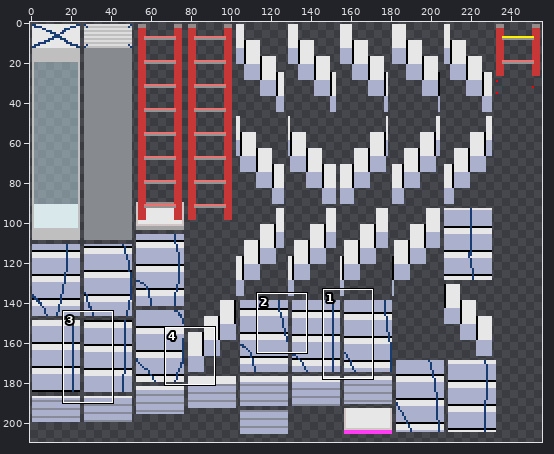
Sprite sheet, stored at gen/all_generated_blocks.png. Above, an overview of the earlier version with the close-up marked.
Close-up. As it was:
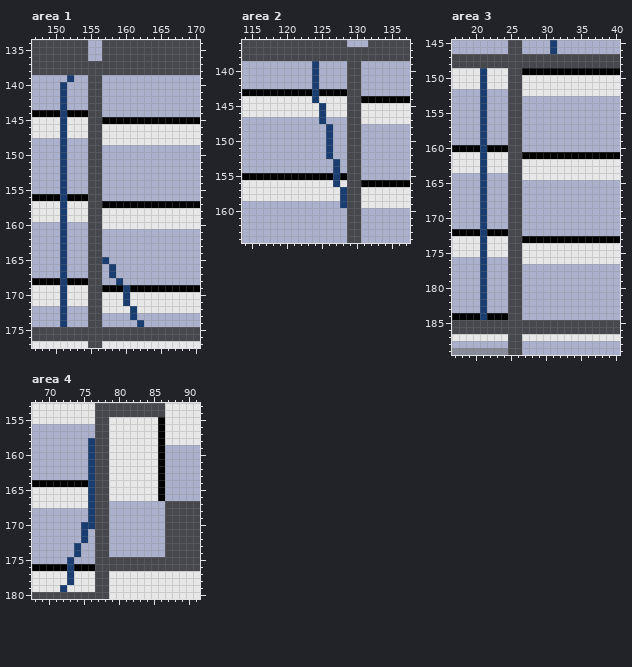
The file is 256x256 pixels. Colours within 5 levels of each other are drawn and written as one. Shown: area 1: x 147..170, y 134..177; area 2: x 114..137, y 136..164; area 3: x 17..40, y 145..189; area 4: x 68..91, y 153..180. The old version is drawn lined up with the new one. The wide view leaves out empty margins. The commit also changed other parts of the picture, which this record leaves out.
And afterwards:
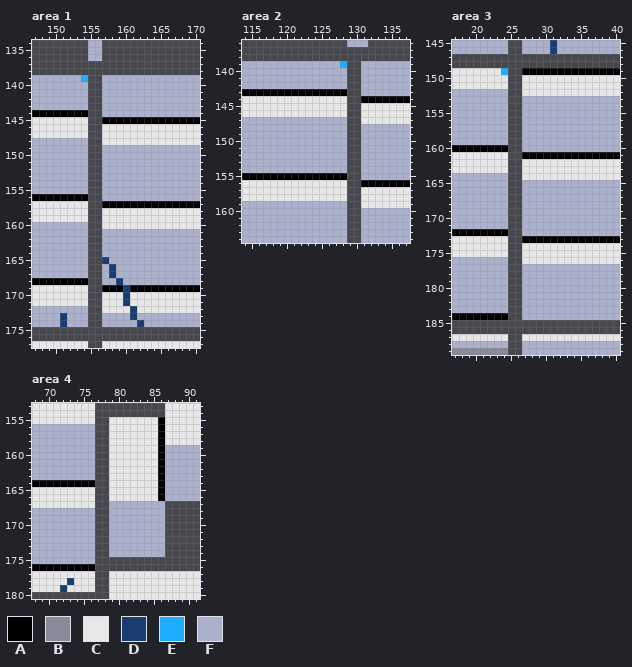
Palette (. is transparent): A #000000  B #878a98  C #e7e7e7  D #193d70  E #1fadff  F #abb1cc
The exact change:
drawings rearranged on the sheet (the old picture shows each at its new place; 39 dropped ones are not shown)
--- area 1
@@ x 149..156 @@
 138 ........
-139 FFFDFF..
-140 FFDFFF..
-141 FFDFFF..
-142 FFDFFF..
-143 FFDFFF..
-144 AADAAA..
-145 CCDCCC..
-146 CCDCCC..
-147 CCDCCC..
-148 FFDFFF..
-149 FFDFFF..
-150 FFDFFF..
-151 FFDFFF..
-152 FFDFFF..
-153 FFDFFF..
-154 FFDFFF..
-155 FFDFFF..
-156 AADAAA..
-157 CCDCCC..
-158 CCDCCC..
-159 CCDCCC..
-160 FFDFFF..
-161 FFDFFF..
-162 FFDFFF..
-163 FFDFFF..
-164 FFDFFF..
-165 FFDFFF..
-166 FFDFFF..
-167 FFDFFF..
-168 AADAAA..
-169 CCDCCC..
-170 CCDCCC..
-171 CCDCCC..
-172 FFDFFF..
+139 FFFFFE..
+140 FFFFFF..
+141 FFFFFF..
+142 FFFFFF..
+143 FFFFFF..
+144 AAAAAA..
+145 CCCCCC..
+146 CCCCCC..
+147 CCCCCC..
+148 FFFFFF..
+149 FFFFFF..
+150 FFFFFF..
+151 FFFFFF..
+152 FFFFFF..
+153 FFFFFF..
+154 FFFFFF..
+155 FFFFFF..
+156 AAAAAA..
+157 CCCCCC..
+158 CCCCCC..
+159 CCCCCC..
+160 FFFFFF..
+161 FFFFFF..
+162 FFFFFF..
+163 FFFFFF..
+164 FFFFFF..
+165 FFFFFF..
+166 FFFFFF..
+167 FFFFFF..
+168 AAAAAA..
+169 CCCCCC..
+170 CCCCCC..
+171 CCCCCC..
+172 FFFFFF..
 173 FFDFFF..
--- area 2
@@ x 122..130 @@
 138 .........
-139 FFDFFFF..
-140 FFDFFFF..
-141 FFDFFFF..
-142 FFDFFFF..
-143 AADAAAA..
-144 CCDCCCC..
-145 CCCDCCC..
-146 CCCDCCC..
-147 FFFDFFF..
-148 FFFFDFF..
-149 FFFFDFF..
-150 FFFFDFF..
-151 FFFFDFF..
-152 FFFFDFF..
-153 FFFFFDF..
-154 FFFFFDF..
-155 AAAAADA..
-156 CCCCCDC..
-157 CCCCCCD..
-158 CCCCCCD..
-159 FFFFFFD..
+139 FFFFFFE..
+140 FFFFFFF..
+141 FFFFFFF..
+142 FFFFFFF..
+143 AAAAAAA..
+144 CCCCCCC..
+145 CCCCCCC..
+146 CCCCCCC..
+147 FFFFFFF..
+148 FFFFFFF..
+149 FFFFFFF..
+150 FFFFFFF..
+151 FFFFFFF..
+152 FFFFFFF..
+153 FFFFFFF..
+154 FFFFFFF..
+155 AAAAAAA..
+156 CCCCCCC..
+157 CCCCCCC..
+158 CCCCCCC..
+159 FFFFFFF..
 160 FFFFFFF..
--- area 3
@@ x 19..26 @@
 148 ........
-149 CCDCCC..
-150 CCDCCC..
-151 CCDCCC..
-152 FFDFFF..
-153 FFDFFF..
-154 FFDFFF..
-155 FFDFFF..
-156 FFDFFF..
-157 FFDFFF..
-158 FFDFFF..
-159 FFDFFF..
-160 AADAAA..
-161 CCDCCC..
-162 CCDCCC..
-163 CCDCCC..
-164 FFDFFF..
-165 FFDFFF..
-166 FFDFFF..
-167 FFDFFF..
-168 FFDFFF..
-169 FFDFFF..
-170 FFDFFF..
-171 FFDFFF..
-172 AADAAA..
-173 CCDCCC..
-174 CCDCCC..
-175 CCDCCC..
-176 FFDFFF..
-177 FFDFFF..
-178 FFDFFF..
-179 FFDFFF..
-180 FFDFFF..
-181 FFDFFF..
-182 FFDFFF..
-183 FFDFFF..
-184 AADAAA..
+149 CCCCCE..
+150 CCCCCC..
+151 CCCCCC..
+152 FFFFFF..
+153 FFFFFF..
+154 FFFFFF..
+155 FFFFFF..
+156 FFFFFF..
+157 FFFFFF..
+158 FFFFFF..
+159 FFFFFF..
+160 AAAAAA..
+161 CCCCCC..
+162 CCCCCC..
+163 CCCCCC..
+164 FFFFFF..
+165 FFFFFF..
+166 FFFFFF..
+167 FFFFFF..
+168 FFFFFF..
+169 FFFFFF..
+170 FFFFFF..
+171 FFFFFF..
+172 AAAAAA..
+173 CCCCCC..
+174 CCCCCC..
+175 CCCCCC..
+176 FFFFFF..
+177 FFFFFF..
+178 FFFFFF..
+179 FFFFFF..
+180 FFFFFF..
+181 FFFFFF..
+182 FFFFFF..
+183 FFFFFF..
+184 AAAAAA..
 185 ........
--- area 4
@@ x 71..78 @@
 157 FFFFFF..
-158 FFFFFD..
-159 FFFFFD..
-160 FFFFFD..
-161 FFFFFD..
-162 FFFFFD..
-163 FFFFFD..
-164 AAAAAD..
-165 CCCCCD..
-166 CCCCCD..
-167 CCCCCD..
-168 FFFFFD..
-169 FFFFFD..
-170 FFFFDD..
-171 FFFFDF..
-172 FFFFDF..
-173 FFFDFF..
-174 FFFDFF..
-175 FFDFFF..
-176 AADAAA..
-177 CCDCCC..
+158 FFFFFF..
+159 FFFFFF..
+160 FFFFFF..
+161 FFFFFF..
+162 FFFFFF..
+163 FFFFFF..
+164 AAAAAA..
+165 CCCCCC..
+166 CCCCCC..
+167 CCCCCC..
+168 FFFFFF..
+169 FFFFFF..
+170 FFFFFF..
+171 FFFFFF..
+172 FFFFFF..
+173 FFFFFF..
+174 FFFFFF..
+175 FFFFFF..
+176 AAAAAA..
+177 CCCCCC..
 178 CCDCCC..
